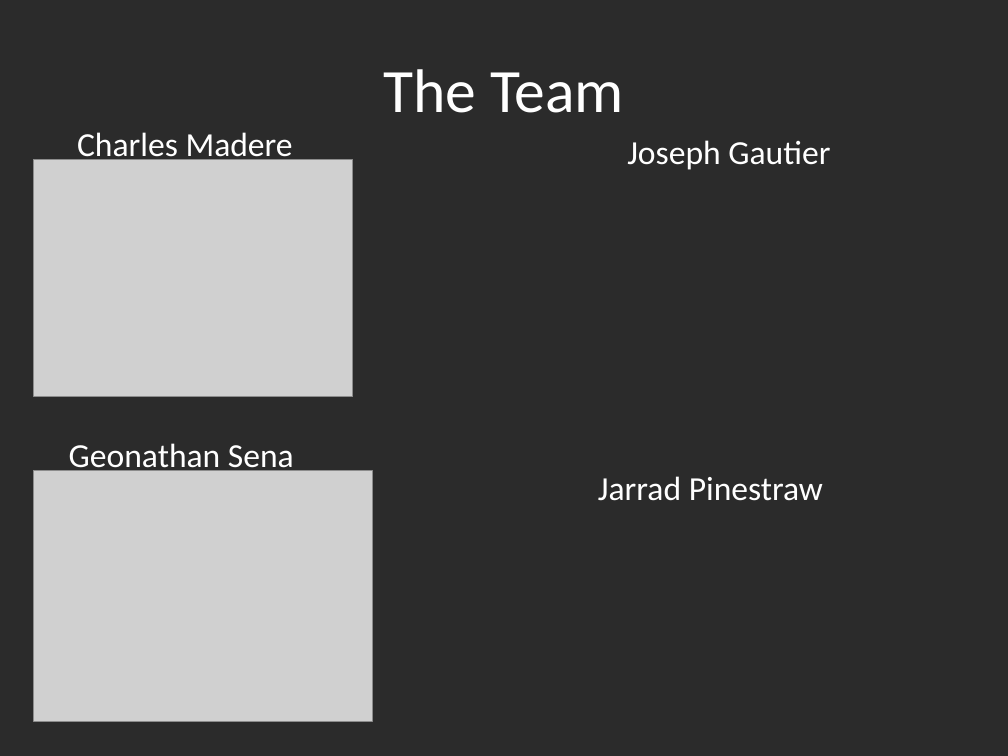
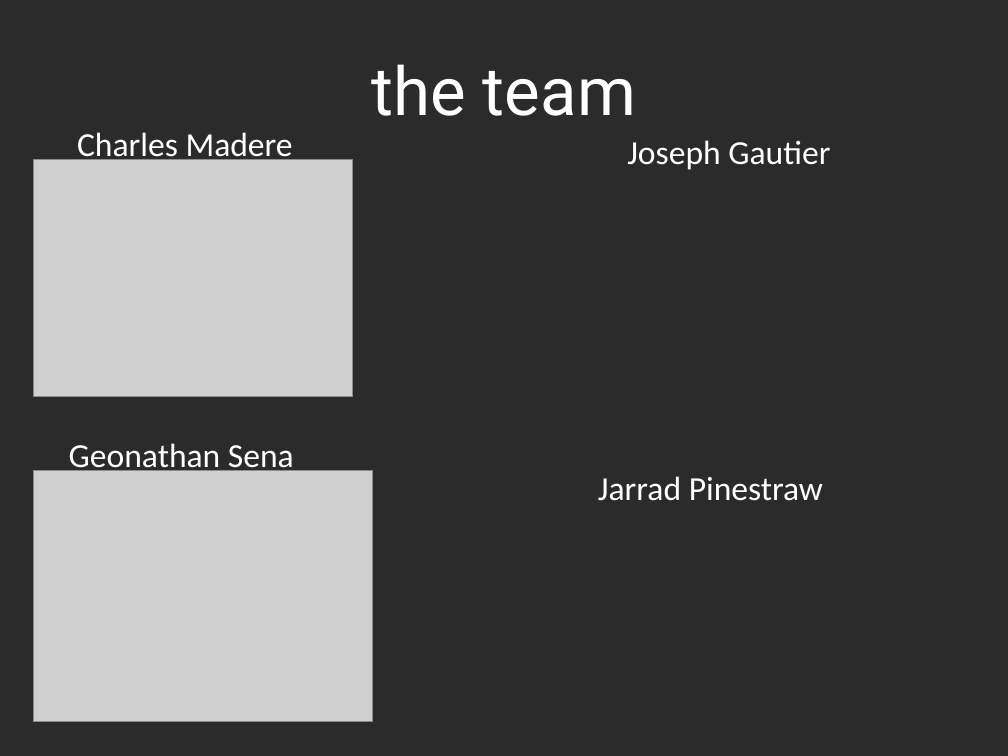
Before and after one commit to charlesmadere/Jiminy-Cricket, a slide deck: slide 2 of documents/Final Presentation.ppt. Drawn at 1008x756 pixels with LibreOffice and Linux fonts; fonts in the diff are those of the drawing; grey boxes stand for pictures; background and template pictures are left out; a plain dark background stands for a picture behind light text. Boxes give left, top, right and bottom in pixels: in the first picture for what was removed or moved away, otherwise in the second. Text is boxed around its words. In the diff, an @@ line names an element or a change of style, - is before the commit and + after.

```diff
--- a/documents/Final Presentation.ppt
+++ b/documents/Final Presentation.ppt
@@ title at [372,64,636,116]: text changed; size 44 to 48 pt; font Calibri to Roboto @@
-The Team
+the team
```
Also in this commit, not shown: 6 other slides changed, 3 other files.
